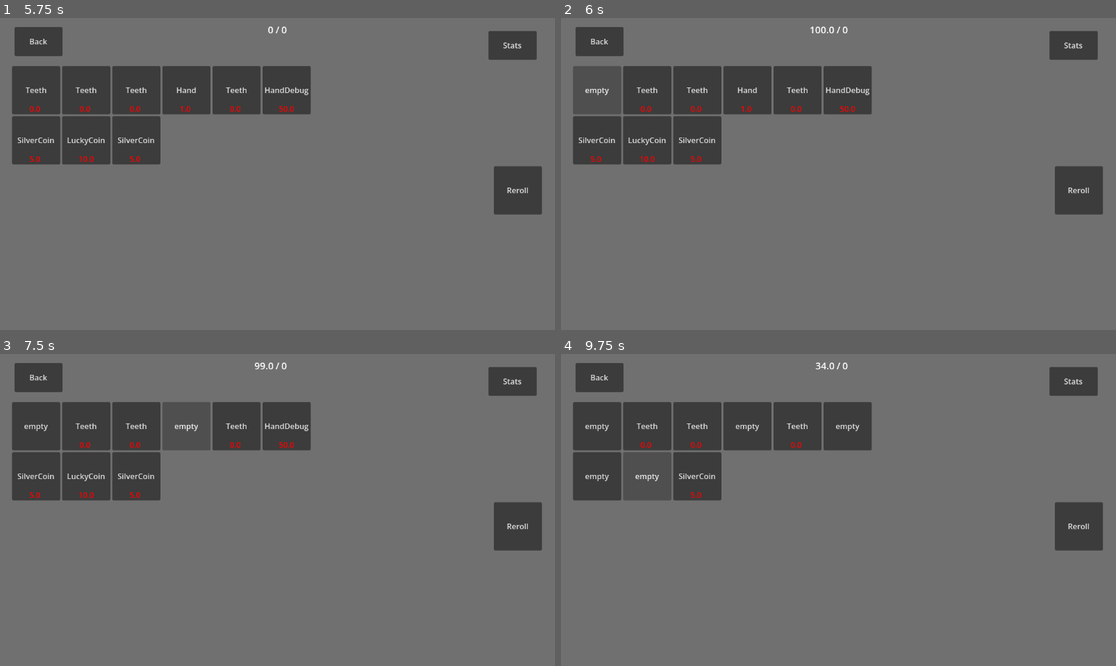
Above: before the commit, frames 1-4 (two rows, left to right).
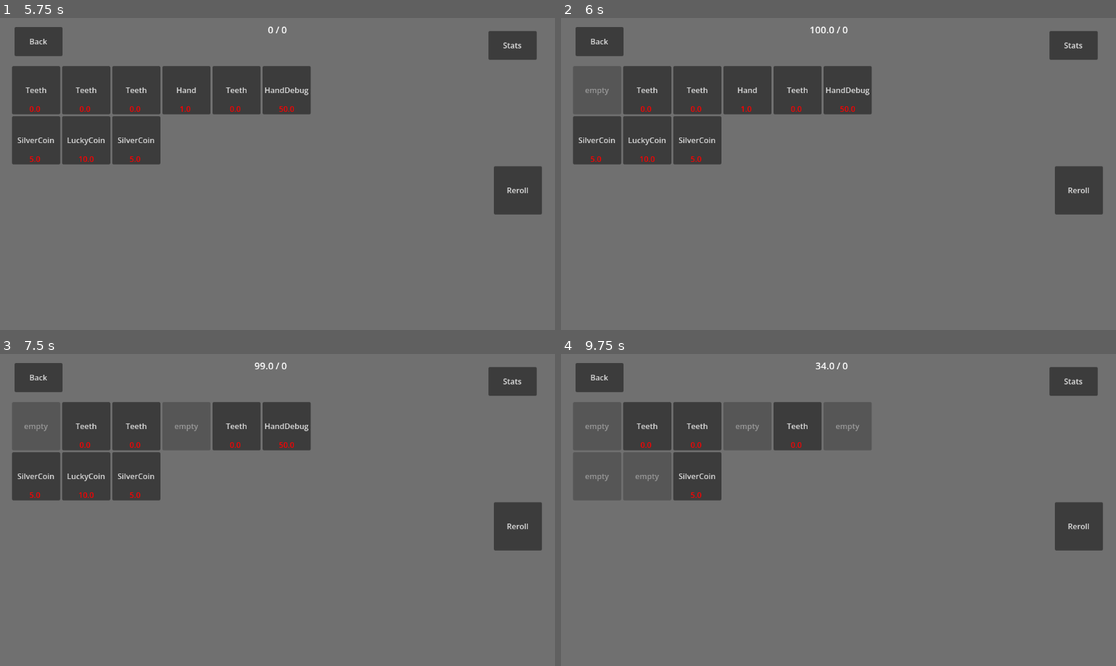
Above: after the commit, the same moments.

Repository: iceknith/Organ-Gambler-Full
Game: Godot game, scene res://src/game_scenes/main/main.tscn
Two runs of this game, one before a commit and one after it. Both use one fixed random seed, a clock stepped at 60 frames per second and the inputs below. The engine's default icon, where the game draws it, is replaced by a stand-in: a white triangle on a blue panel in a dark square.
Inputs (mouse positions are in pixels of both pictures, inside the frame that each line leads up to):
- Up to frame 1 (5.75 s): click "Play Round" at 0.5 s; click "Play Round" at 1.25 s; click "Skip Rounds" at 2 s; click "Skip Rounds" at 2.75 s; click "Stats" at 3.5 s; tap Enter (ui_accept) at 4.25, 4.52 s; move the mouse to (249, 236) at 4.27 s; hold Up 4.28-5 s; hold Shift 4.28-5 s; click (249, 236) at 4.42 s; click "Shop" at 5 s
- Up to frame 2 (6 s): click "Teeth" at 5.75 s
- Up to frame 3 (7.5 s): click (38, 425) at 6.5 s, where only the run before the commit has a clickable "empty"; click "Hand" at 7.25 s
- Up to frame 4 (9.75 s): click "HandDebug" at 8 s; click "SilverCoin" at 8.75 s; click "LuckyCoin" at 9.5 s

Frame 1 is identical in both runs. In frame 2, less than 0.1% of the frame differs, in the area x 4-9%, y 22-25%; in frame 3, 1.3%; in frame 4, 5.1%, in the area x 2-56%, y 15-47%.
Error before the commit: Invalid access to property or key 'modifiers' on a base object of type 'Nil'. (res://src/player/player.gd:73)

Commit message:
shop crash fix

Diff:
--- a/src/game_scenes/shop/shop_items/ShopItemCoin.tscn
+++ b/src/game_scenes/shop/shop_items/ShopItemCoin.tscn
@@ -1,7 +1,7 @@
-[gd_scene load_steps=3 format=3 uid="uid://ceqj10ta6pima"]
+[gd_scene format=3 uid="uid://ceqj10ta6pima"]
 
 [ext_resource type="PackedScene" uid="uid://c8fa3kgbigp78" path="res://src/game_scenes/shop/shop_items/shopItem.tscn" id="1_n6tdv"]
 [ext_resource type="Script" uid="uid://c566qd8aij75i" path="res://src/game_scenes/shop/shop_items/shop_item_coin.gd" id="2_uvnj3"]
 
-[node name="ShopItem" instance=ExtResource("1_n6tdv")]
+[node name="ShopItem" unique_id=1275559733 instance=ExtResource("1_n6tdv")]
 script = ExtResource("2_uvnj3")
--- a/src/game_scenes/shop/shop_items/shop_item.gd
+++ b/src/game_scenes/shop/shop_items/shop_item.gd
@@ -31,8 +31,3 @@
 
 func bought():
 	cost = 0
-	lock()
-
-#bloque le slot du shop
-func lock():
-	pass
--- a/src/game_scenes/shop/shop_items/shop_item_coin.gd
+++ b/src/game_scenes/shop/shop_items/shop_item_coin.gd
@@ -22,6 +22,7 @@
 		tooltip1 = new_coin.name
 		tooltip2 = new_coin.description
 		$Button.get_child(0).text= str(new_coin.base_cost)
+		$Button.disabled = false
 	else:
 		tooltip1 = ""
 		tooltip2 = ""
@@ -44,4 +45,6 @@
 	#ajout du coin à l'inventaire
 	Player.add_coin(coin)
 	set("coin",null)
+	#bloque le slot du shop
+	$Button.disabled = true
 	pass
--- a/src/game_scenes/shop/shop_items/shop_item_organ.gd
+++ b/src/game_scenes/shop/shop_items/shop_item_organ.gd
@@ -22,6 +22,7 @@
 		tooltip1 = new_organ.name
 		tooltip2 = new_organ.description
 		$Button.get_child(0).text=  str(new_organ.base_cost)
+		$Button.disabled = false
 	else:
 		tooltip1 = ""
 		tooltip2 = ""
@@ -34,4 +35,6 @@
 	#ajout de l'organe à l'inventaire
 	Player.add_organ(organ)
 	set("organ",null)
+	#bloque le slot du shop
+	$Button.disabled = true
 	pass
